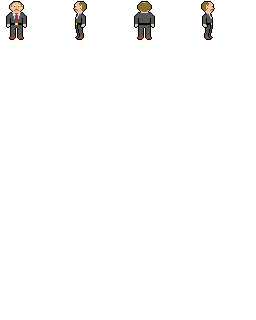
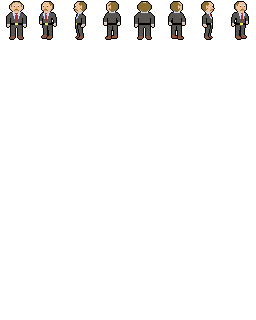
Layers edited between the first and the second 256×320 image:
added layer "player_ur_0" above "player_ul_0" over 168, 1, 186, 40
added layer "player_ul_0" above "Transformation" over 103, 1, 121, 40
added layer "player_dr_0" above "player_dl_0" over 231, 1, 249, 40
added layer "player_dl_0" above "player-r_0" over 39, 1, 57, 40
